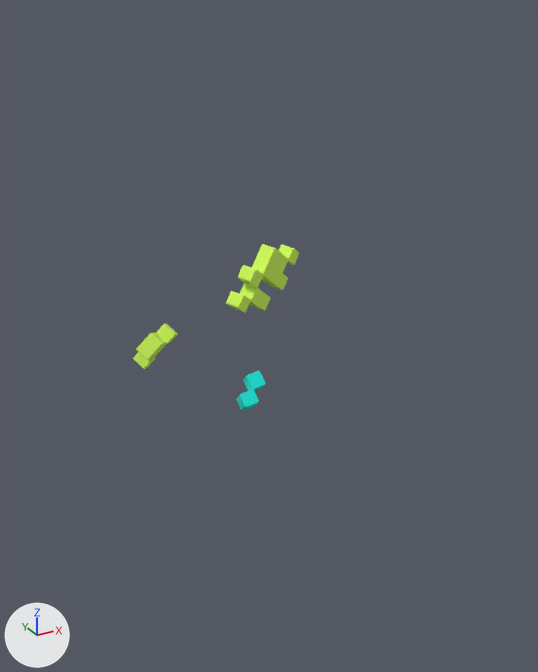
One commit to the glTF model next.js/public/renders/homepage.gltf: the scene before it, then after it.
Camera for both pictures: a camera (50 mm lens) standing at (-5.53, -12.38, 4.99) and looking at (-0.62, -3.47, 0.53). Arrows for +X, +Y and +Z are at lower left; the lights stay in place.

In view in the first picture: 'Shape 0', 'Shape 0.002'.
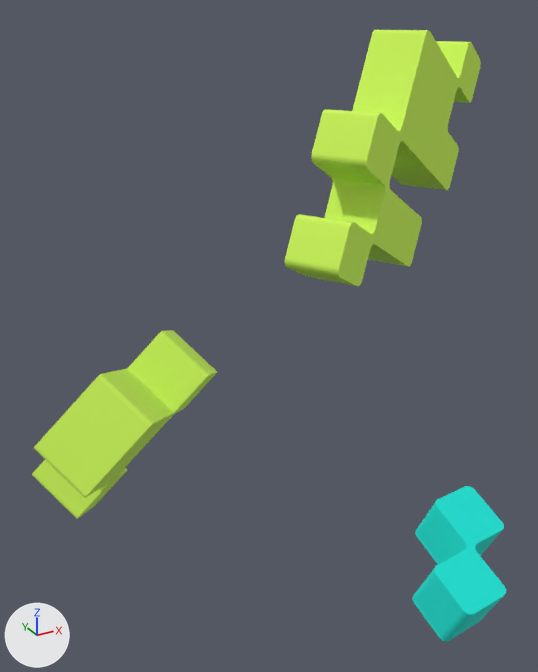
Not drawn themselves, but carrying or shaping drawn objects: ob_group, ob_vector_3, ob_group_2, ob_vector_2, ob_group_3, ob_vector.

Changed parts and their boxes (x1, y1, x2, y2) in the pictures (538 x 672 px):
'Shape 0', moved, turned, rescaled
    before: (226, 244, 299, 313)
    after: (285, 30, 481, 286)
'Shape 0.002', moved, rescaled (304% wider, 313% taller)
    before: (133, 324, 178, 369)
    after: (32, 330, 217, 519)
'Shape 0.001', moved, turned, rescaled
    before: (237, 371, 265, 411)
    after: (413, 486, 506, 642)

The change, as a list of edits to the scene's bpy script:
```text
Change ob_group:
    ob_group.location: (80.09, -67.91, 35.76) -> (184.4, -299.8, 294.2)
Change ob_vector_3:
    ob_vector_3.location: (6.048, 10.37, 46.0) -> (-7.348, 33.14, 132.7)
    ob_vector_3.rotation_euler: (0.119, 0.629, 0.52) -> (-0.00465, 0.487, 0.5)  # degrees (6.8, 36, 30) -> degrees (-0.3, 28, 29)
    ob_vector_3.scale: (0.482, 0.428, 0.428) -> (1.39, 1.23, 1.23)
Change ob_group_2:
    ob_group_2.location: (-2.296, -169.4, -136.0) -> (96.22, -620.5, -226.0)
Change ob_vector_2:
    ob_vector_2.location: (25.97, 28.38, 14.32) -> (68.55, 96.18, -5.902)
    ob_vector_2.rotation_euler: (-1.37, 0.816, -1.441) -> (-1.586, 0.416, -1.472)  # degrees (-78, 47, -83) -> degrees (-91, 24, -84)
    ob_vector_2.scale: (0.465, 0.465, 0.465) -> (1.34, 1.34, 1.34)
Change ob_group_3:
    ob_group_3.location: (-152.7, -84.17, -49.09) -> (-304.3, -331.0, -44.4)
Change ob_vector:
    ob_vector.location: (-52.08, -7.791, -10.44) -> (-176.4, -26.39, -35.35)
    ob_vector.scale: (0.404, 0.404, 0.404) -> (1.37, 1.37, 1.37)
```
